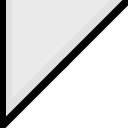
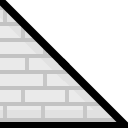
Comparing the layer stacks of the two 128 x 128 images. Changes:
showed "Down" (1st of 2) over left=5, top=122, right=128, bottom=128
hid "Left" (1st of 2) over left=0, top=0, right=6, bottom=128
added layer "BrickLine" above "PlankLine" over left=0, top=0, right=128, bottom=128
removed layer "레이어 1" over left=0, top=0, right=128, bottom=128
hid "레이어 1 copy 7" over left=0, top=0, right=128, bottom=128
showed "레이어 1 copy 4" over left=0, top=0, right=128, bottom=128
